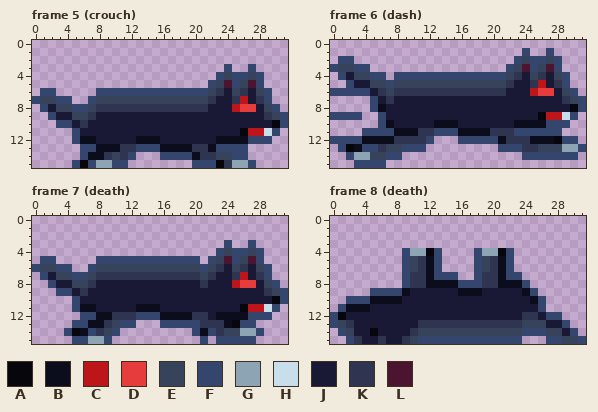
Edited in one commit: pixel-art file (projects/007_survivors/art/wolf.aseprite). Above, as it was before the edit.
32x16 pixels, 9 frames. Shown: frame 5 (crouch), frame 6 (dash), frame 7 (death), frame 8 (death). The commit also changed other frames, which this record leaves out.
Palette (. is transparent): A #07060c  B #0c0d1c  C #bc161b  D #e63c3c  E #36435b  F #34466e  G #8ca4b4  H #c8dfeb  J #191935  K #2f3551  L #4b1530
The same view after the edit:
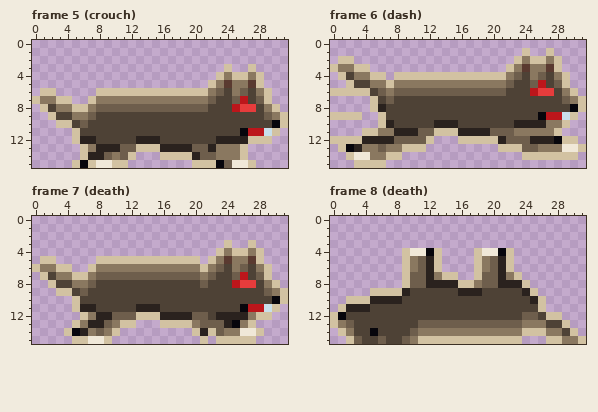
Edits made:
colour B: #0c0d1c -> #2a221e
colour E: #36435b -> #8a7860
colour F: #34466e -> #d2c2a2
colour G: #8ca4b4 -> #f0e8d8
colour J: #191935 -> #4e4236
colour K: #2f3551 -> #6e5e4c
colour L: #4b1530 -> #5a3a30
Changed rows in their new state; - is a pixel that keeps its letter.
Frame 5 (crouch):
first column x 25:
 5 E
first column x 7:
13 E---------------EEE
14 ------------------E
Frame 6 (dash):
first column x 25:
 3 E
first column x 4:
10 -----------------------EE
11 --EE---------------EEEEE-
13 EE-----------------------
Frame 7 (death):
first column x 25:
 5 E
first column x 6:
12 -E-------------------E
13 E-------------E-----E-
14 -E--------------------
Frame 8 (death):
first column x 13:
 7 E--------E
 8 -----E----
